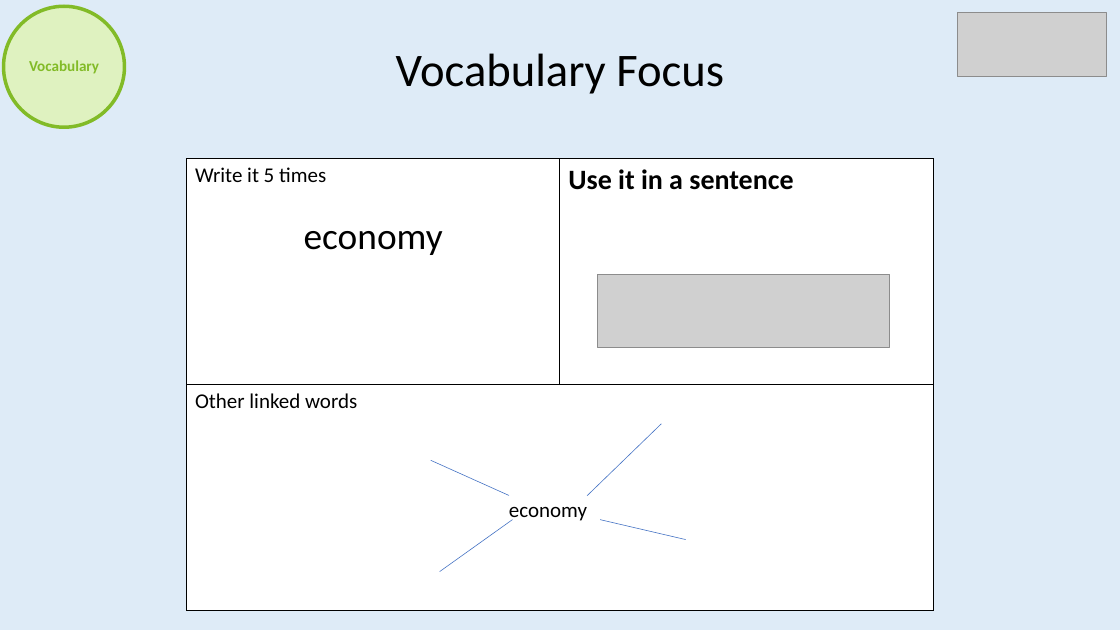
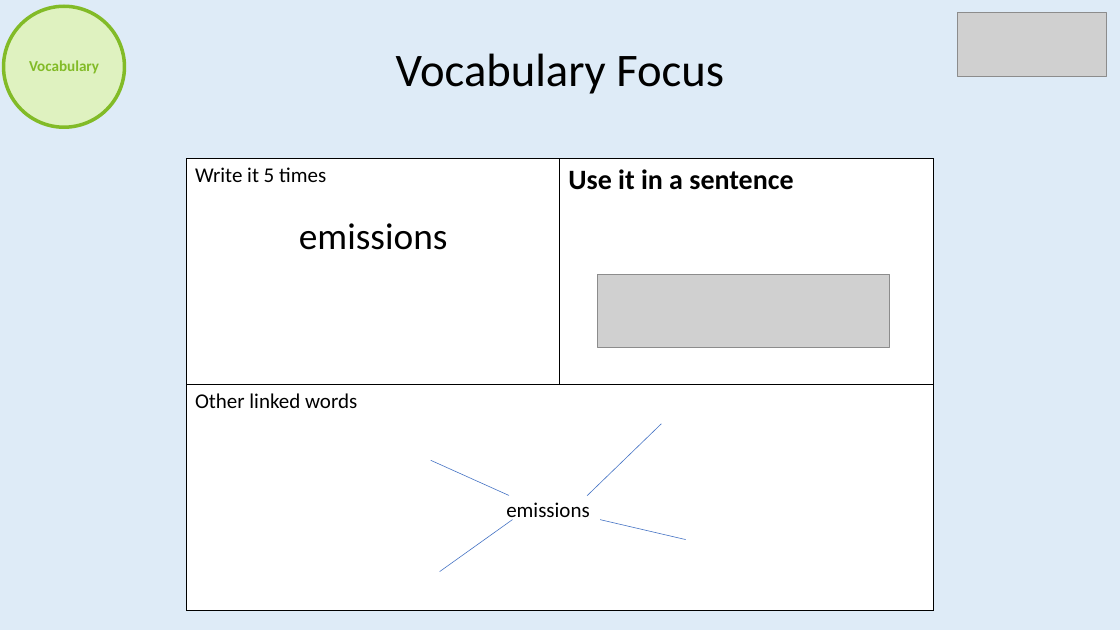
Before and after one commit to imcl75/claude_files, a slide deck: slide 19 of Reading/BeingAReader_Template.pptx. Drawn at 1120x630 pixels with LibreOffice and Linux fonts; fonts in the diff are those of the drawing; grey boxes stand for pictures. Boxes give left, top, right and bottom in pixels: in the first picture for what was removed or moved away, otherwise in the second. Text is boxed around its words. In the diff, an @@ line names an element or a change of style, - is before the commit and + after.

```diff
--- a/Reading/BeingAReader_Template.pptx
+++ b/Reading/BeingAReader_Template.pptx
@@ table at [187,159,933,611] @@
-row 1, column 1: Write it 5 times / economy
+row 1, column 1: Write it 5 times / emissions
@@ text at [506,502,589,523]: text changed @@
-economy
+emissions
```
Also in this commit, not shown: 12 other slides changed.
